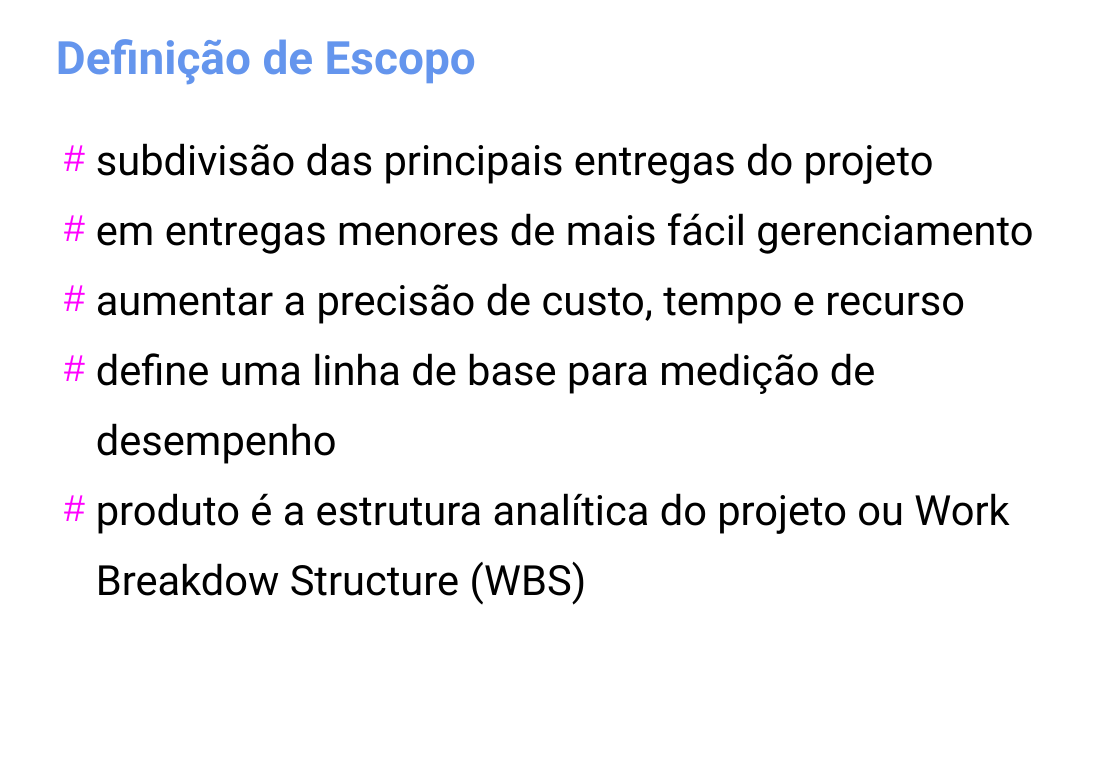
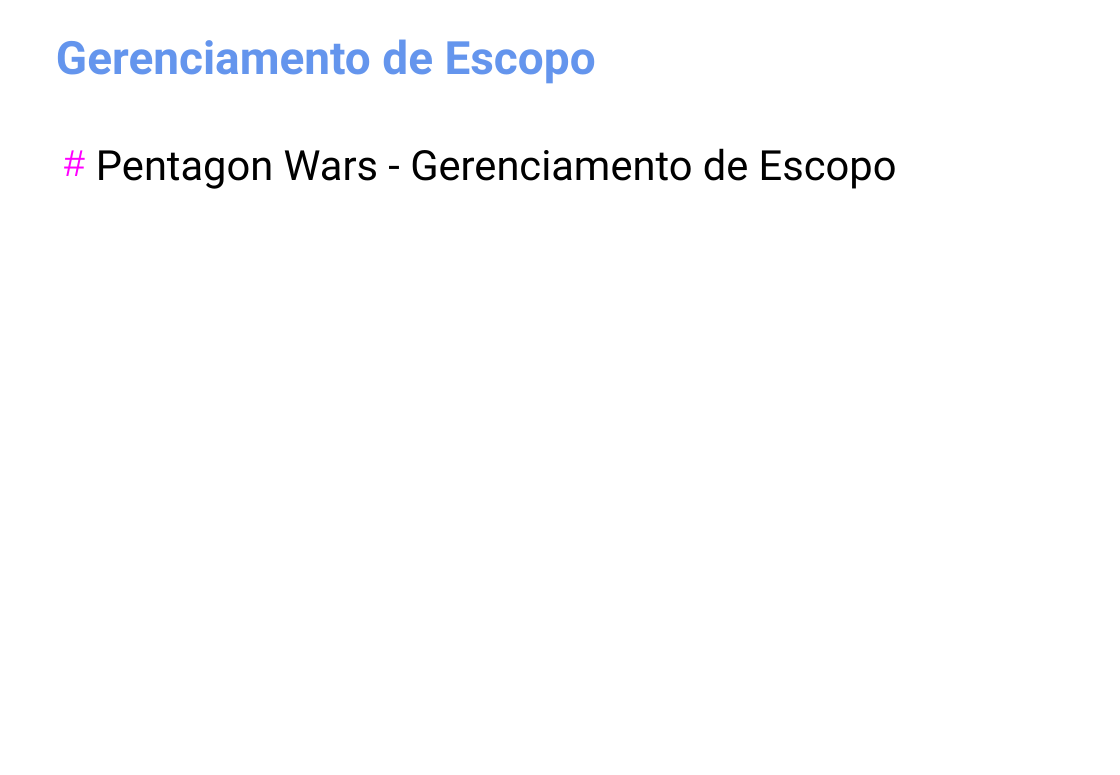
Before and after one commit to gomesluiz/gestao-de-projetos, a slide deck: slide 14 of aulas/project-aula-01.odp (slide 19 before the commit). Drawn at 1120x775 pixels with LibreOffice and Linux fonts; fonts in the diff are those of the drawing. Boxes give left, top, right and bottom in pixels: in the first picture for what was removed or moved away, otherwise in the second. Text is boxed around its words. In the diff, an @@ line names an element or a change of style, - is before the commit and + after.

```diff
--- a/aulas/project-aula-01.odp
+++ b/aulas/project-aula-01.odp
@@ title at [56, 39, 596, 84]: text changed @@
-Definição de Escopo
+Gerenciamento de Escopo
@@ text at [96, 148, 897, 189]: text changed @@
-# subdivisão das principais entregas do projeto
-# em entregas menores de mais fácil gerenciamento
-# aumentar a precisão de custo, tempo e recurso
-# define uma linha de base para medição de desempenho
-# produto é a estrutura analítica do projeto ou Work Breakdow Structure (WBS)
+# Pentagon Wars - Gerenciamento de Escopo
```
Also in this commit, not shown: 9 other slides changed, 14 slides added, 1 slide removed.
